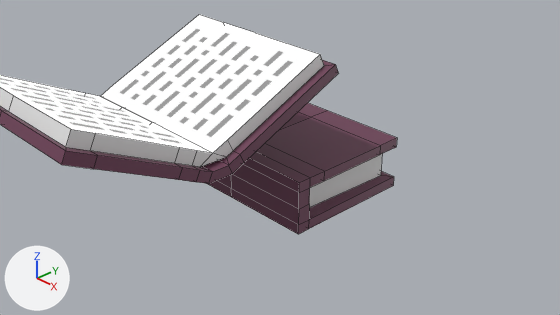
Two versions of the Blender file Blender Files/book.blend, one commit apart.
Camera for both pictures: the file's camera 'Camera'. Lighting does not change. The marker at lower left points along +X, +Y and +Z. Mesh edges are drawn as thin lines.

In view in the first picture: 'book', 'book open'.
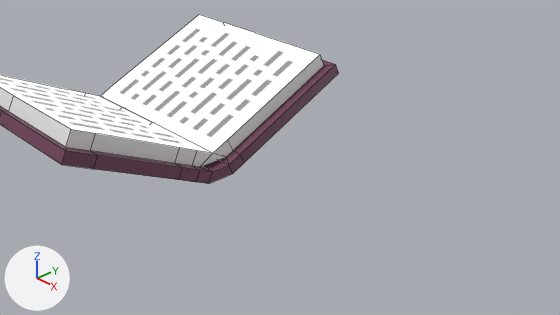
Boxes (x1, y1, x2, y2) around the edits, measured in the pictures (560 x 315 px):
```json
{"object": "book", "change": "hidden", "before": [206, 103, 397, 234], "on screen": "brown"}
```

Edits to the scene script, one JSON object a line:
```json
{"op": "add", "block": "ob_book", "code": "ob_book.hide_render = True"}
```
